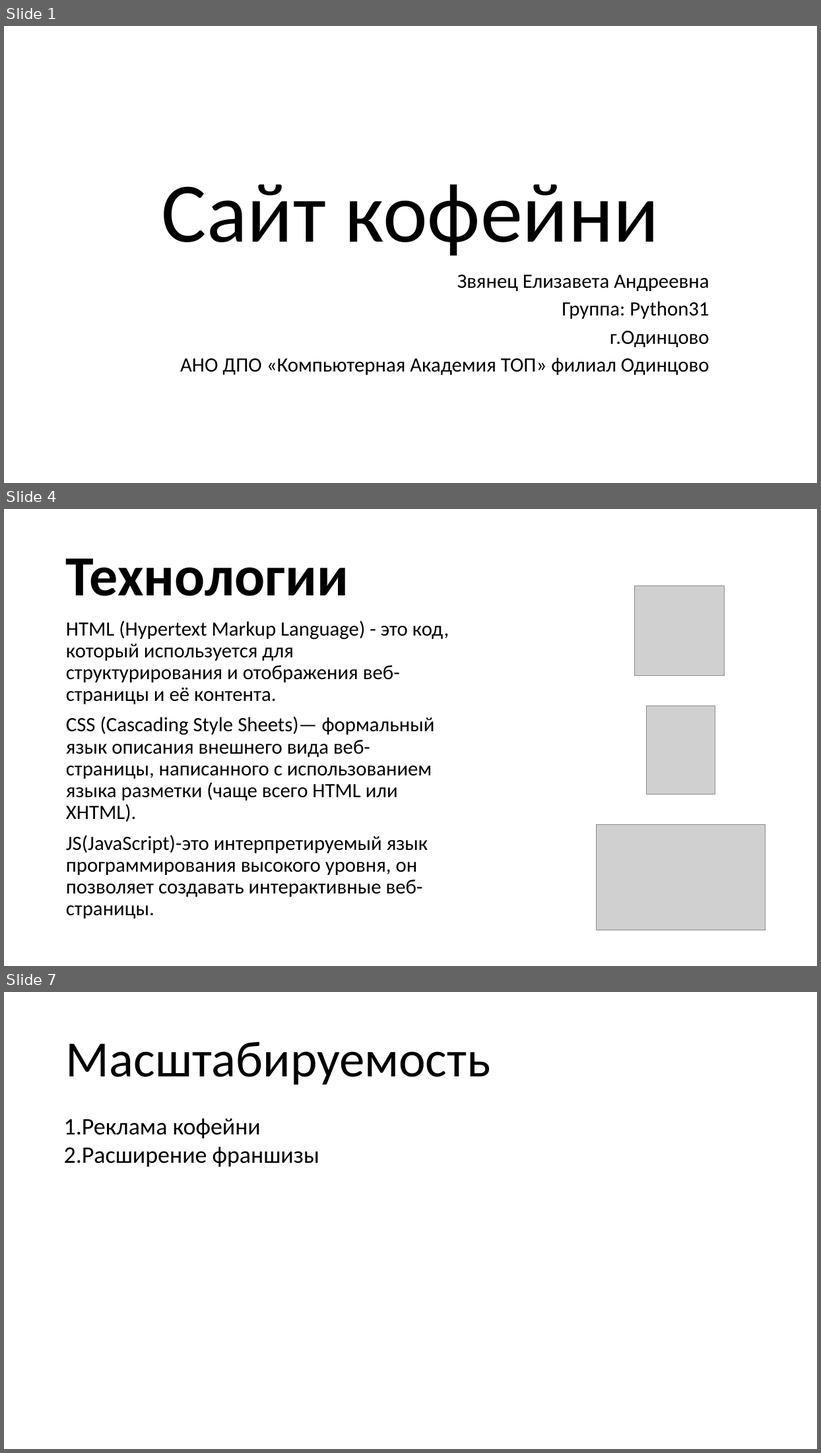
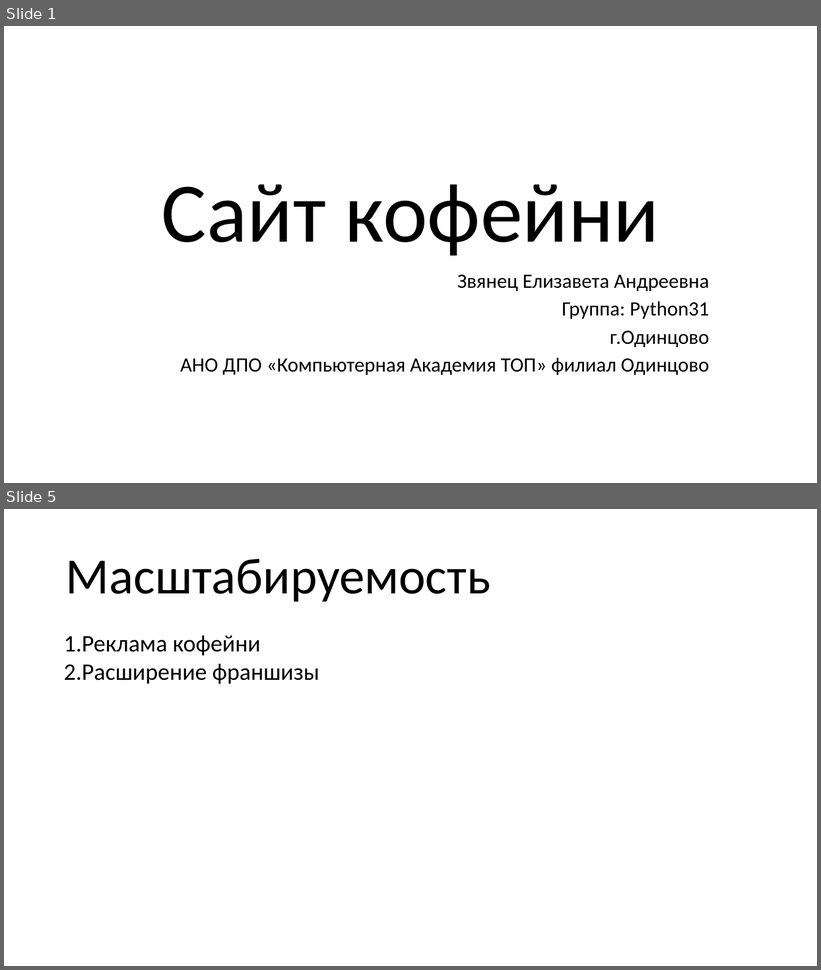
Before and after one commit to Elizzveta/Project, a slide deck: сайт презентация (1).pptx. Shown one above the other, each under a label of ours: slides 1, 4 and 7 before the commit, slides 1 and 5 after it; the slides between them are not shown. The pictures are 821x1453 and 821x970 pixels, drawn with LibreOffice and Linux fonts; fonts in the diff are those of the drawing; grey boxes stand for pictures. Boxes give left, top, right and bottom in pixels: in the first picture for what was removed or moved away, otherwise in the second. Text is boxed around its words. In the diff, an @@ line names an element or a change of style, - is before the commit and + after.

```diff
--- a/сайт презентация (1).pptx
+++ b/сайт презентация (1).pptx
@@ slide 4 removed at [4,509,817,966], background #FFFFFF @@
@@ title removed at [66,559,349,596] @@
-Технологии
@@ picture removed at [635,586,725,676] @@
@@ text removed at [66,621,449,919] @@
-HTML (Hypertext Markup Language) - это код, который используется для структурирования и отображения веб-страницы и её контента.
-CSS (Cascading Style Sheets)— формальный язык описания внешнего вида веб-страницы, написанного с использованием языка разметки (чаще всего HTML или XHTML).
-JS(JavaScript)-это интерпретируемый язык программирования высокого уровня, он позволяет создавать интерактивные веб-страницы.
@@ picture removed at [646,706,715,795] @@
@@ picture removed at [596,824,765,930] @@
@@ what was slide 7 is now slide 5 @@
```
Also in this commit, not shown: 3 slides changed, 1 slide added, 2 other slides removed.
